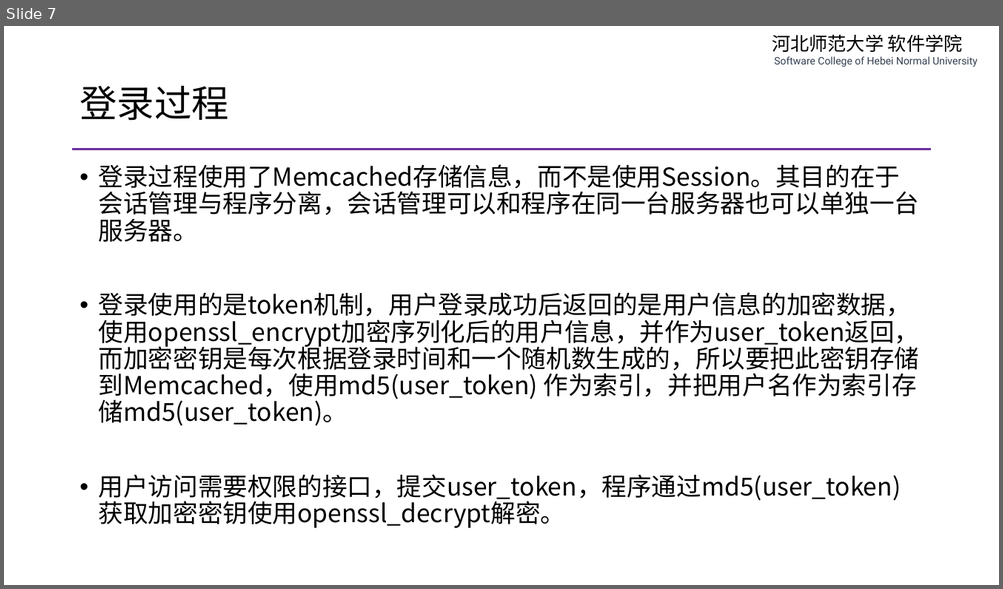
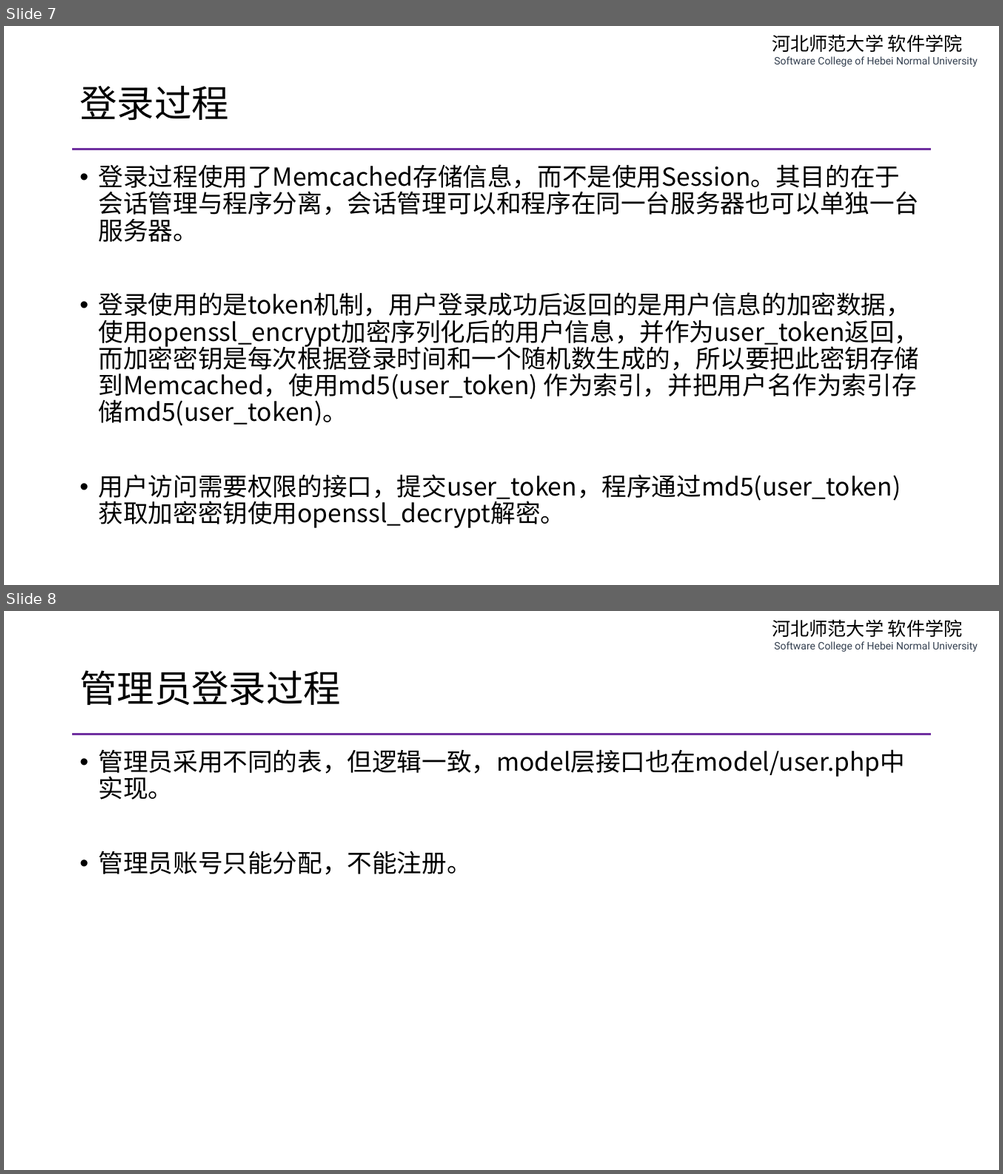
Before and after one commit to edu2act/course-php-serverside-development-on-linux, a slide deck: materials/slides/ch14-wcms-admin-and-user.pptx. Shown one above the other, each under a label of ours: slide 7 before the commit, slides 7 and 8 after it. The pictures are 1003x589 and 1003x1174 pixels, drawn with LibreOffice and Linux fonts; fonts in the diff are those of the drawing. Boxes give left, top, right and bottom in pixels: in the first picture for what was removed or moved away, otherwise in the second. Text is boxed around its words. In the diff, an @@ line names an element or a change of style, - is before the commit and + after.

```diff
--- a/materials/slides/ch14-wcms-admin-and-user.pptx
+++ b/materials/slides/ch14-wcms-admin-and-user.pptx
@@ slide 8 added at [4,611,999,1170], background #FFFFFF; not listed: 2 template elements that a slide beside it also shows @@
@@ title added at [79,670,341,705], 36 pt, text #000000 @@
+管理员登录过程
@@ text added at [99,749,905,875], 24 pt, text #000000 @@
+• 管理员采用不同的表，但逻辑一致，model层接口也在model/user.php中实现。
+• 管理员账号只能分配，不能注册。
```
Also in this commit, not shown: 3 other files.
